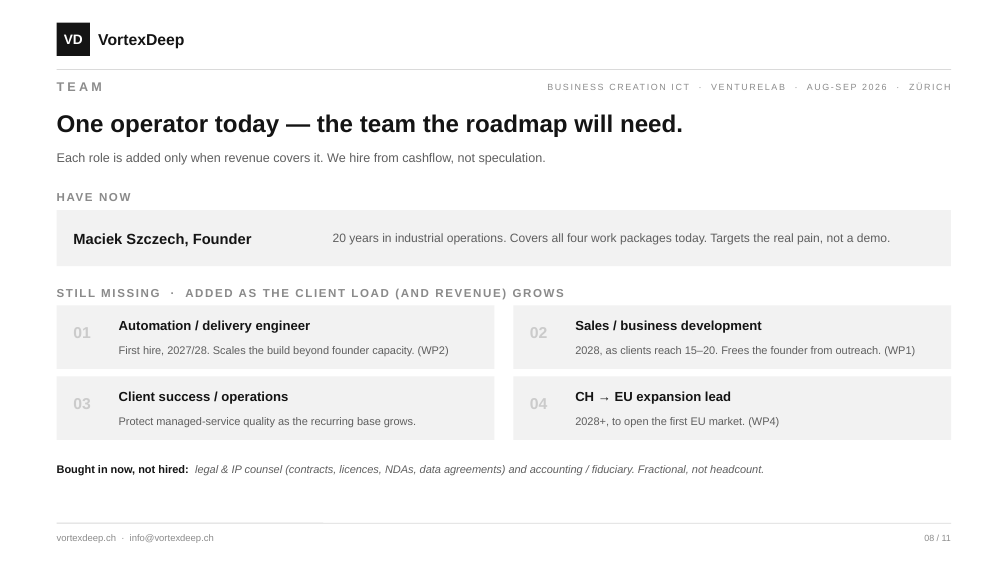
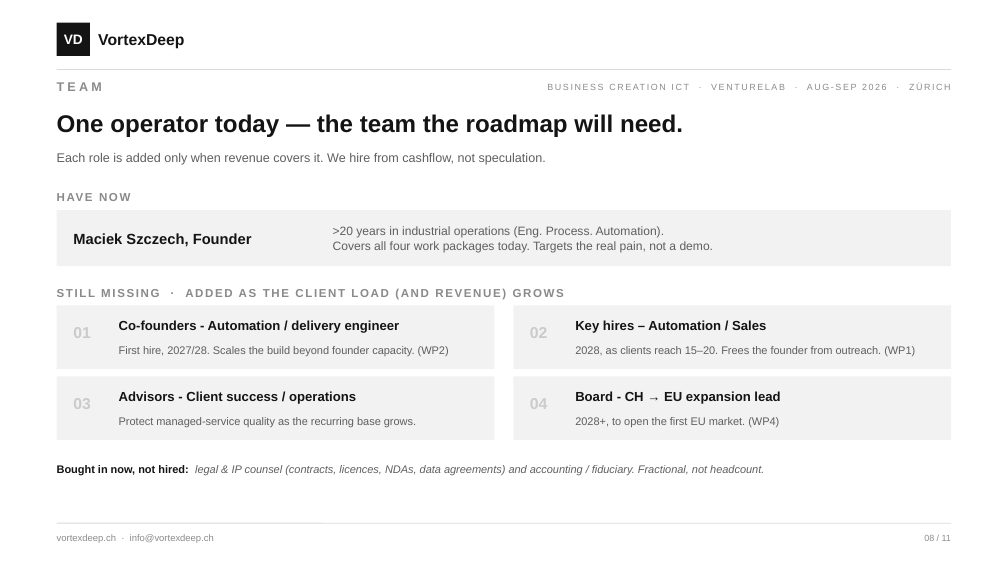
Before and after one commit to msmaciej/VD_docu, a slide deck: slide 8 of VD_VENTURELAB/VD_BusinessCreationICT_Day_1-5_Slides_v11-1.pptx. Drawn at 1008x567 pixels with LibreOffice and Linux fonts; fonts in the diff are those of the drawing. Boxes give left, top, right and bottom in pixels: in the first picture for what was removed or moved away, otherwise in the second. Text is boxed around its words. In the diff, an @@ line names an element or a change of style, - is before the commit and + after.

```diff
--- a/VD_VENTURELAB/VD_BusinessCreationICT_Day_1-5_Slides_v11-1.pptx
+++ b/VD_VENTURELAB/VD_BusinessCreationICT_Day_1-5_Slides_v11-1.pptx
@@ text at <box>333,226,714,252</box>: text changed @@
-20 years in industrial operations. Covers all four work packages today. Targets the real pain, not a demo.
+>20 years in industrial operations (Eng. Process. Automation).
+Covers all four work packages today. Targets the real pain, not a demo.
@@ text at <box>119,320,400,333</box>: text changed @@
-Automation / delivery engineer
+Co-founders - Automation / delivery engineer
@@ text at <box>575,320,766,333</box>: text changed @@
-Sales / business development
+Key hires – Automation / Sales
@@ text at <box>119,391,356,404</box>: text changed @@
-Client success / operations
+Advisors - Client success / operations
@@ text at <box>575,391,780,404</box>: text changed @@
-CH → EU expansion lead
+Board - CH → EU expansion lead
```
Also in this commit, not shown: 1 other slide changed, 19 other files.
